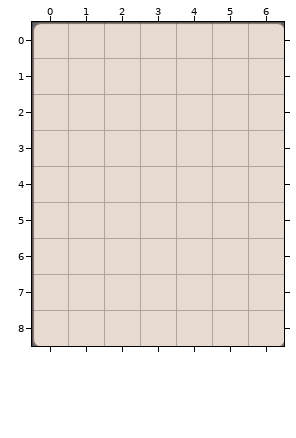
Tiled map: HungryGame/proj.win32/map/12.tmx. The picture above was drawn from the file before the commit.
Cells are 60x60 px. Shown: x 0..6, y 0..8.
Now the later version:
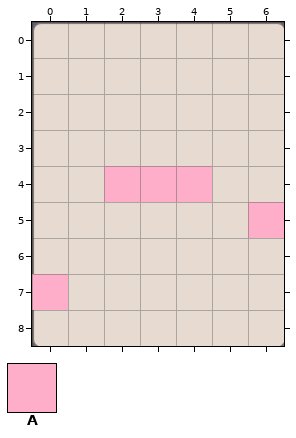
Key: from "metaset1": A 0.
_ is an empty cell.
Tiles of an added or newly shown layer are drawn over the layers below it.
Difference:
Layer "Items" (added):
y 4: x 2..4 ___ -> AAA
y 5: x 6 _ -> A
y 7: x 0 _ -> A
Changed places in both pictures, as pixel boxes (x1, y1, x2, y2):
added: (104, 166, 212, 202)
added: (248, 202, 284, 238)
added: (32, 274, 68, 310)
